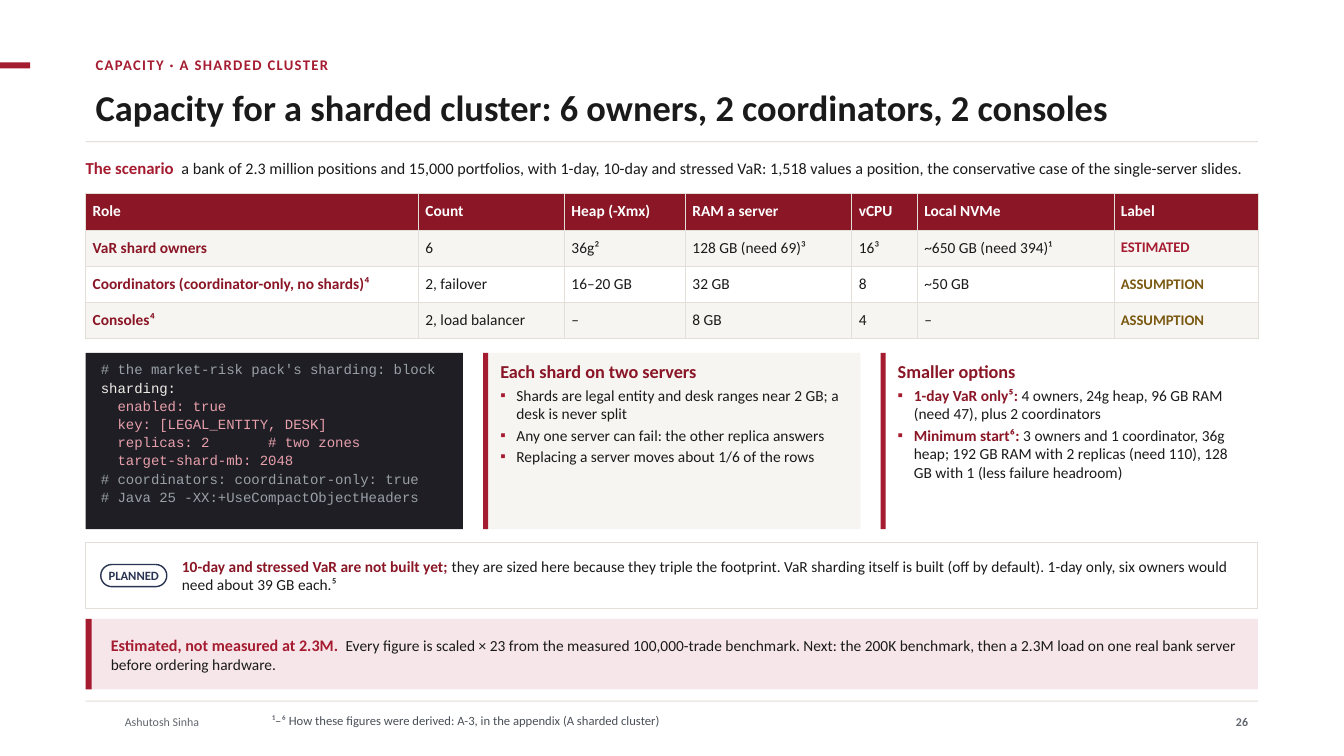
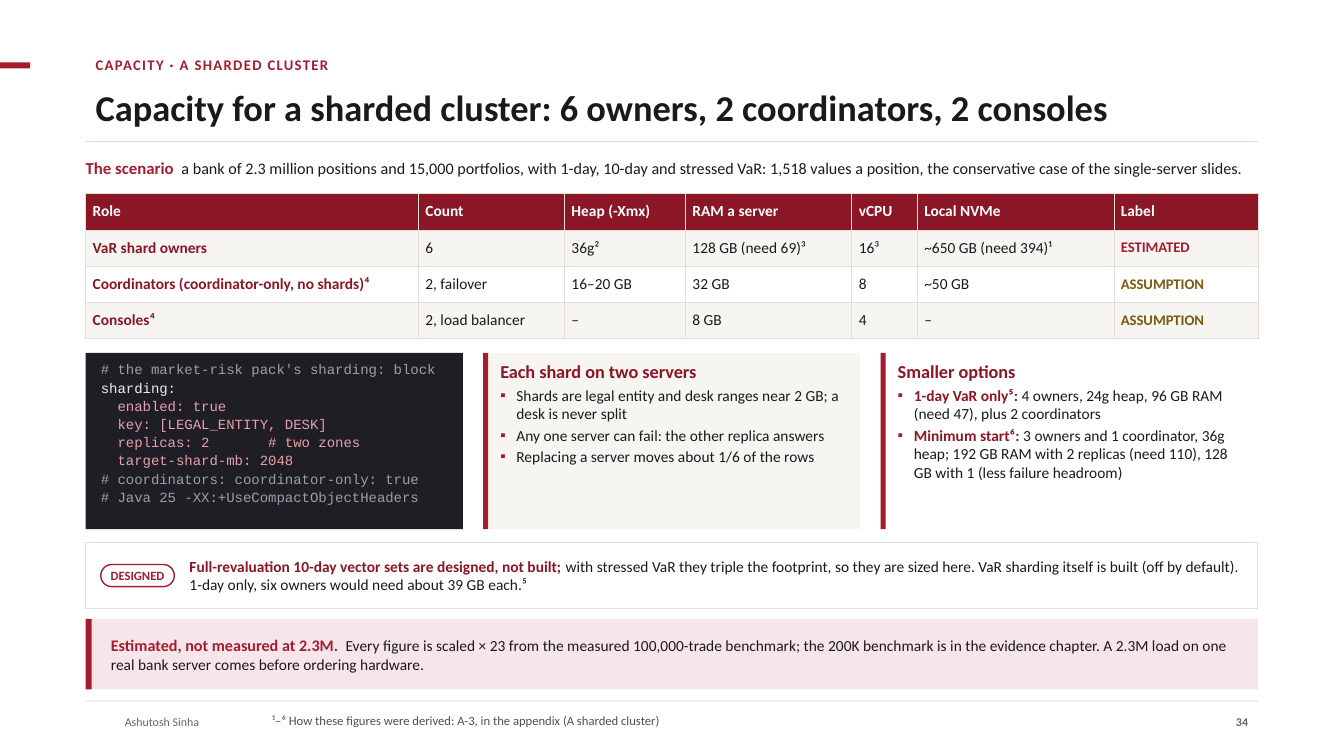
Before and after one commit to ajsinha/drishti, a slide deck: slide 34 of docs/publications/Drishti-VaR-Engine.pptx (slide 26 before the commit). Drawn at 1344x756 pixels with LibreOffice and Linux fonts; fonts in the diff are those of the drawing; background and template pictures are left out. Boxes give left, top, right and bottom in pixels: in the first picture for what was removed or moved away, otherwise in the second. Text is boxed around its words. In the diff, an @@ line names an element or a change of style, - is before the commit and + after.

Commit message:
Cluster deployment: three machines on premises and on AWS (why three, what is shared, failover, sizing 200K to 10M, bill of materials, AWS reference and monthly cost); the three decks carry it

```diff
--- a/docs/publications/Drishti-VaR-Engine.pptx
+++ b/docs/publications/Drishti-VaR-Engine.pptx
@@ rounded rectangle "DESIGNED": place and size @@
-rounded rectangle "DESIGNED" at [101, 565, 167, 587]
+rounded rectangle "DESIGNED" at [101, 565, 174, 587]
@@ rounded rectangle "DESIGNED" at [101, 565, 174, 587]: outline #293352 1 pt to #A51C30 1 pt @@
@@ text at [189, 561, 1239, 593]: text changed @@
-10-day and stressed VaR are not built yet; they are sized here because they triple the footprint. VaR sharding itself is built (off by default). 1-day only, six owners would need about 39 GB each.⁵
+Full-revaluation 10-day vector sets are designed, not built; with stressed VaR they triple the footprint, so they are sized here. VaR sharding itself is built (off by default). 1-day only, six owners would need about 39 GB each.⁵
@@ text in rounded rectangle at [111, 571, 165, 580]: text changed; text colour #293352 to #A51C30 @@
-PLANNED
+DESIGNED
@@ text at [111, 639, 1226, 673]: text changed @@
-Estimated, not measured at 2.3M. Every figure is scaled × 23 from the measured 100,000-trade benchmark. Next: the 200K benchmark, then a 2.3M load on one real bank server before ordering hardware.
+Estimated, not measured at 2.3M. Every figure is scaled × 23 from the measured 100,000-trade benchmark; the 200K benchmark is in the evidence chapter. A 2.3M load on one real bank server comes before ordering hardware.
```
Also in this commit, not shown: 24 other slides changed, 14 slides added, 1 slide removed, 7 other files.
